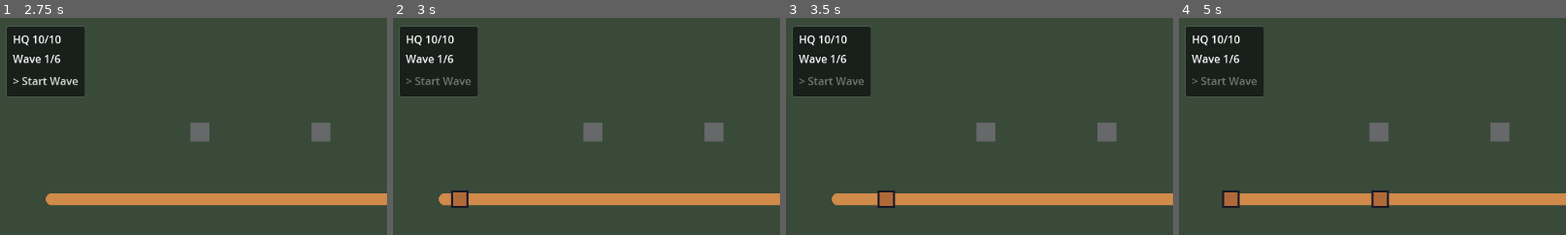
Above: before the commit, frames 1-4 (left to right).
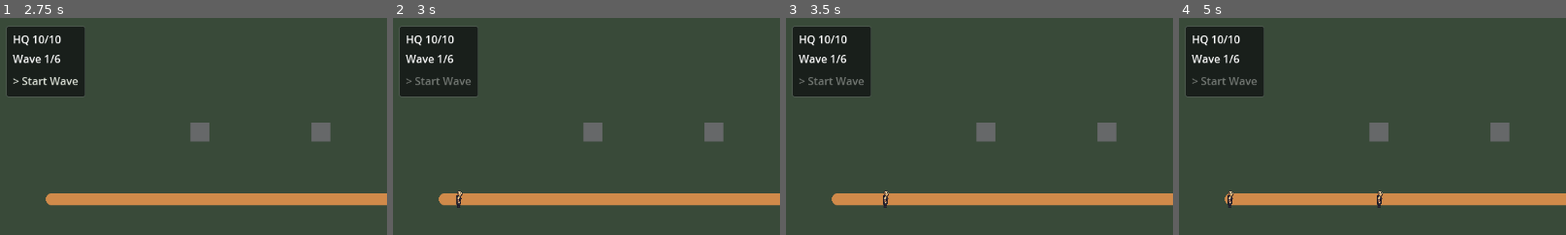
Above: after the commit, the same moments.

Repository: Guibrush/brackenward
Game: Godot game, scene res://scenes/main.tscn
Same seed, same stepped clock (60 frames per second), same inputs: the game is played once before the commit and once after it. This scene is started directly instead of the project's main scene.
Inputs (mouse positions are % of the whole screen's width and height, from its top left):
- Up to frame 1 (2.75 s): tap Enter (game_confirm) at 0.5, 0.6, 1.25, 2 s; move the mouse to (72, 45) at 0.52 s; hold Right (game_move_right) 0.53-1.25 s; click (72, 45) at 0.67 s; drag from (30, 55) to (45, 70) at 1.27 s; move the mouse to (60, 28) at 2.02 s; hold Right (game_move_right) from 2.03 s (still down); tap Up (game_focus_prev) at 2.1 s
- Up to frame 2 (3 s): release Right (game_move_right) at 2.75 s; tap Enter (game_confirm) at 2.75 s; drag from (45, 70) to (20, 35) at 2.77 s
- Up to frame 3 (3.5 s): no input
- Up to frame 4 (5 s): move the mouse to (80, 65) at 3.52 s; hold Left (game_move_left) 3.53-4.25 s; tap Down (game_focus_next) at 3.6 s; drag from (20, 35) to (35, 25) at 4.27 s
The pictures show only the part of the screen within x 0-50%, y 0-50%; the shares and areas given below are measured in that part.

Frame 1 is identical in both runs. In frame 2, 0.4% of the frame differs, in the area x 14-20%, y 79-88%; in frame 3, 0.4%; in frame 4, 0.7%, in the area x 11-55%, y 79-88%.

Commit message:
feat(art): enemy sprites draw on the lane
enemy_walker gains a nearest Sprite2D; lane_walker looks up assets/art/enemies/<kind>/idle/<facing>.png and falls back to polygons for an unknown kind. Facing follows the lane direction (dominant axis, last on ties); arena sets walker.kind from the wave entry. tests 6/6, wave_demo 52/52. Frame still owed.

Agent: eng/gameplay
Task: T-0105

Diff:
--- a/scenes/enemy_walker.tscn
+++ b/scenes/enemy_walker.tscn
@@ -12,3 +12,8 @@
 [node name="Body" type="Polygon2D" parent="."]
 color = Color(0.6902, 0.41569, 0.23137, 1)
 polygon = PackedVector2Array(-10, -10, 10, -10, 10, 10, -10, 10)
+
+[node name="Sprite" type="Sprite2D" parent="."]
+visible = false
+texture_filter = 1
+centered = true
--- a/src/gameplay/arena.gd
+++ b/src/gameplay/arena.gd
@@ -433,6 +433,9 @@
 	var stats := entry.stats()
 	for key in stats:
 		walker.set(key, stats[key])
+	# Art, not stats: `stats()` carries numbers only, so the kind is copied here
+	# (T-0105) before the walker picks its sprite in `setup()`.
+	walker.kind = entry.kind
 	adopt_walker(walker)
 	return walker
 
--- a/src/gameplay/lane_walker.gd
+++ b/src/gameplay/lane_walker.gd
@@ -23,6 +23,11 @@
 ## not depend on render framerate. Headless runs are uncapped, and a
 ## `_process`-driven walk would cover the lane in whatever time the idle loop
 ## happens to take.
+##
+## Drawing is the shipped static sprite for this kind and facing, at 1x, with the
+## placeholder polygons in `scenes/enemy_walker.tscn` kept as the fallback for a
+## kind with no file (T-0105). Art never touches health, speed, gold, arrival or
+## targeting: it is read from `kind` and the movement direction and nothing else.
 
 signal arrived(walker: LaneWalker)
 signal died(walker: LaneWalker)
@@ -40,6 +45,30 @@
 ## `docs/design/systems/economy.md` (T-0035).
 @export var gold_reward: int = 12
 
+@export_group("Presentation — T-0105")
+## Which enemy kind this walker is drawn as (`grunt`, `runner`, ...). The arena
+## copies it from the wave line before `setup()`; a kind with no shipped art keeps
+## the placeholder polygons.
+@export var kind: StringName = &"grunt"
+## The placeholder polygons in `scenes/enemy_walker.tscn`, resolved by path so no
+## script hardcodes a node path. They are shown only when no sprite exists.
+@export var outline_path: NodePath = ^"Outline"
+@export var body_path: NodePath = ^"Body"
+## The sprite node the art goes into. Same rule as the polygons: a path resolved
+## at run time, so the scene can move the node without touching code.
+@export var sprite_path: NodePath = ^"Sprite"
+## Where a kind's shipped art lives. `%s` is the kind, then the facing
+## (`south`, `west`, `east`, `north`); a kind with no file at this path falls back
+## to the polygons.
+@export var sprite_format: String = "res://assets/art/enemies/%s/idle/%s.png"
+
+## The four facings a shipped sprite set carries. Movement picks one by dominant
+## axis; a tie keeps the last facing, so a diagonal lane does not flicker.
+const FACING_SOUTH := &"south"
+const FACING_WEST := &"west"
+const FACING_EAST := &"east"
+const FACING_NORTH := &"north"
+
 var _points := PackedVector2Array()
 var _segment_lengths: Array[float] = []
 var _total_length: float = 0.0
@@ -48,6 +77,19 @@
 var _arrived_usec: int = 0
 var _alive: bool = false
 var _health: int = 0
+## The facing the current texture was chosen for. `south` until the lane has a
+## direction to read, so a walker has art before its first physics tick.
+var _facing: StringName = FACING_SOUTH
+var _outline: CanvasItem = null
+var _body: CanvasItem = null
+var _sprite: Sprite2D = null
+## True when the sprite carries this walker's look and the polygons are hidden.
+var _art_shown: bool = false
+
+
+func _ready() -> void:
+	_bind_art_nodes()
+	_apply_art()
 
 
 ## Places the walker at the start of `points`. Called by the arena before (or
@@ -67,6 +109,8 @@
 	_alive = true
 	_health = maxi(max_health, 1)
 	position = _points[0] if _points.size() > 0 else Vector2.ZERO
+	_update_facing(_direction_at(_distance))
+	_apply_art()
 
 
 func _physics_process(delta: float) -> void:
@@ -74,6 +118,7 @@
 		return
 	_distance = minf(_distance + move_speed * delta, _total_length)
 	position = _point_at(_distance)
+	_update_facing(_direction_at(_distance))
 	if _distance >= _total_length:
 		_arrive()
 
@@ -157,3 +202,83 @@
 			return _points[i].lerp(_points[i + 1], t)
 		remaining -= segment
 	return _points[_points.size() - 1]
+
+
+## The unit direction of the segment `distance` falls in, zero when the lane has no
+## direction to read. Walks the same segments as `_point_at`, because the facing is
+## the facing of the ground under the feet and never an interpolated blend.
+func _direction_at(distance: float) -> Vector2:
+	if _points.size() < 2 or _segment_lengths.is_empty():
+		return Vector2.ZERO
+	var remaining := distance
+	for i in _segment_lengths.size():
+		var segment := _segment_lengths[i]
+		if remaining <= segment or i == _segment_lengths.size() - 1:
+			var step := _points[i + 1] - _points[i]
+			return Vector2.ZERO if step.is_zero_approx() else step.normalized()
+		remaining -= segment
+	return Vector2.ZERO
+
+
+# --- art (T-0105) ----------------------------------------------------------
+
+## Resolves the drawing nodes by exported path. Called from `_ready`, and again by
+## `_apply_art()` when a walker is drawn before it entered the tree.
+func _bind_art_nodes() -> void:
+	_outline = get_node_or_null(outline_path) as CanvasItem
+	_body = get_node_or_null(body_path) as CanvasItem
+	_sprite = get_node_or_null(sprite_path) as Sprite2D
+
+
+## Picks the drawing for this walker's kind and facing: the shipped idle sprite
+## when one exists, the placeholder polygons when it does not. Art is drawn at 1x,
+## never scaled, so a 16px grunt and a 96px boss are the same node.
+func _apply_art() -> void:
+	if _sprite == null:
+		_bind_art_nodes()
+	var texture: Texture2D = null
+	var art_path: String = sprite_format % [String(kind), String(_facing)]
+	if ResourceLoader.exists(art_path):
+		texture = load(art_path) as Texture2D
+	_art_shown = texture != null
+	if _sprite != null:
+		_sprite.texture = texture
+		_sprite.visible = _art_shown
+	if _outline != null:
+		_outline.visible = not _art_shown
+	if _body != null:
+		_body.visible = not _art_shown
+
+
+## Re-reads the facing from the movement direction and redraws only when it
+## changed, so a walk down a straight lane loads one texture and not sixty a
+## second.
+func _update_facing(direction: Vector2) -> void:
+	var facing := _facing_for(direction, _facing)
+	if facing == _facing:
+		return
+	_facing = facing
+	_apply_art()
+
+
+## The dominant axis of `direction` as a facing. A tie - including a zero
+## direction - keeps `current`, which is why the last facing survives a corner
+## whose two axes are equal.
+func _facing_for(direction: Vector2, current: StringName) -> StringName:
+	if absf(direction.x) > absf(direction.y):
+		return FACING_EAST if direction.x > 0.0 else FACING_WEST
+	if absf(direction.y) > absf(direction.x):
+		return FACING_SOUTH if direction.y > 0.0 else FACING_NORTH
+	return current
+
+
+## The facing this walker is drawn with. Read by the frame evidence, not by
+## gameplay.
+func facing() -> StringName:
+	return _facing
+
+
+## True when the sprite is carrying this walker's look and the polygons are
+## hidden.
+func art_shown() -> bool:
+	return _art_shown
